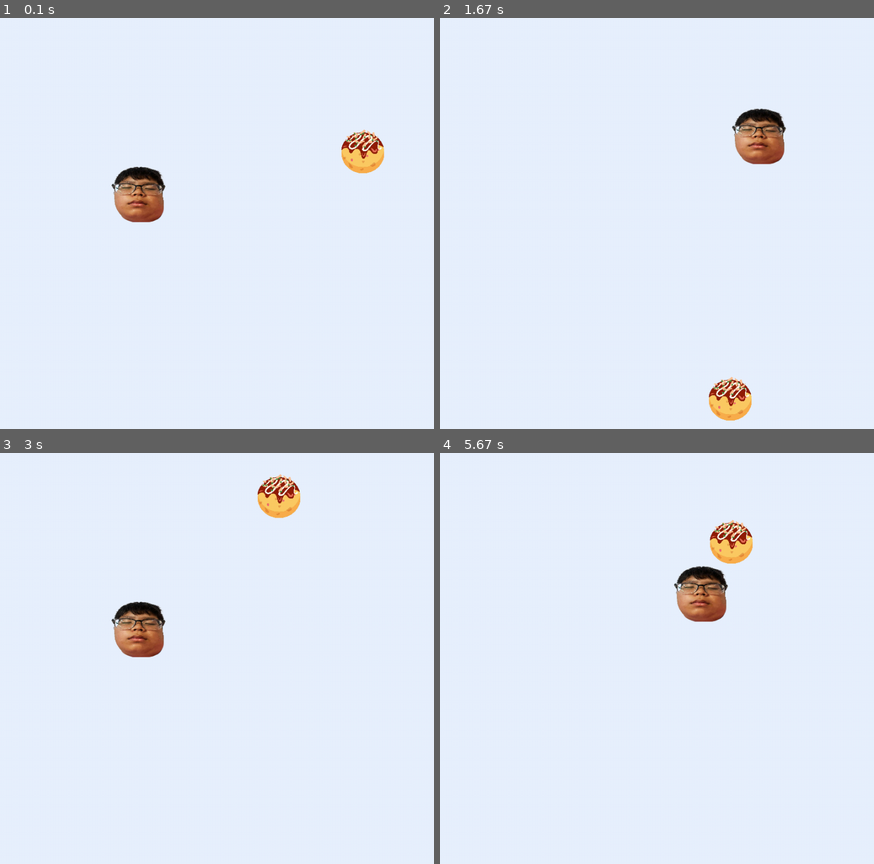
Above: before the commit, frames 1-4 (two rows, left to right).
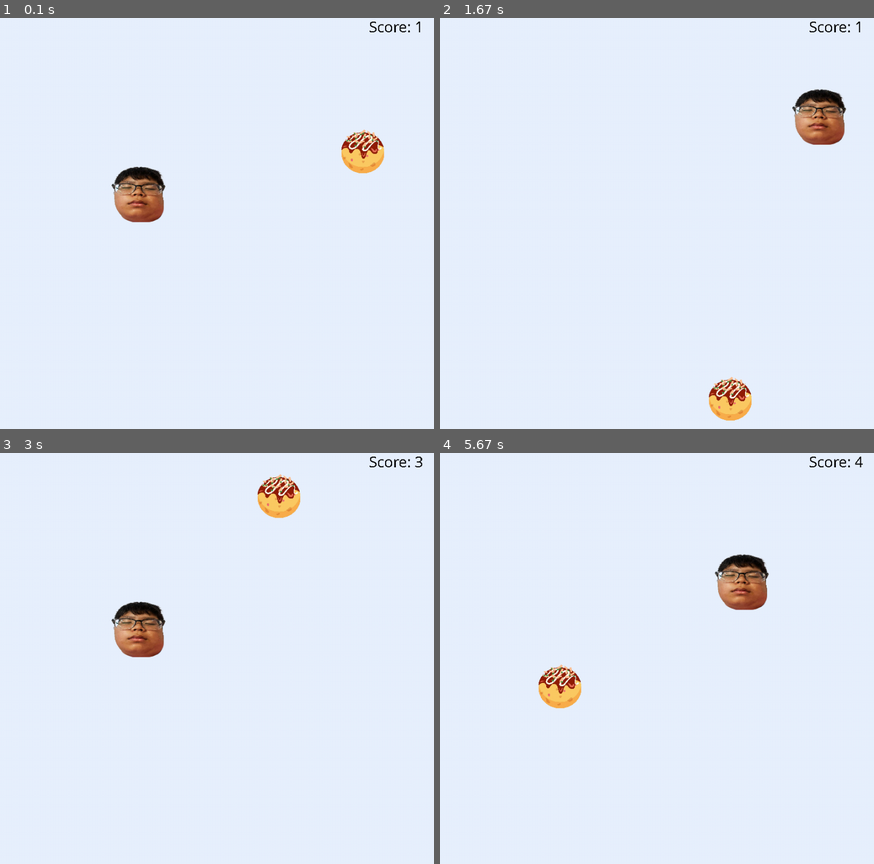
Above: after the commit, the same moments.

Repository: hoangdesu/programming-class-summer-24
Game: pygame game, started from Coding/pygame/game.py
Same seed, same stepped clock (60 frames per second), same inputs: the game is played once before the commit and once after it.
Inputs:
- Up to frame 1 (0.1 s): no input
- Up to frame 2 (1.67 s): hold Right 0.33-0.8 s; hold Up 0.83-1.13 s; tap Space at 0.9, 1.23, 1.53 s; hold Right 1.17-1.63 s
- Up to frame 3 (3 s): hold Left 1.67-2.2 s; tap Space at 1.73, 2.03, 2.3, 2.63, 2.93 s; hold Down 2.23-2.53 s; hold Left 2.57-2.97 s
- Up to frame 4 (5.67 s): hold Up 3-3.37 s; tap Space at 3.07, 3.47, 3.77, 4.13, 4.53, 4.83, 5.03, 5.33, 5.53 s; hold Right 3.4-4.03 s; hold Down 4.07-4.43 s; hold Left 4.47-4.93 s; hold Right 4.97-5.43 s; hold Up from 5.47 s (still down)

The runs differ from the first frame. In frame 1, 0.1% of the frame differs, in the area x 85-97%, y 0-4%; in frame 2, 2.9%; in frame 3, 0.1%; in frame 4, 4.2%, in the area x 22-98%, y 0-63%.

Commit message:
draw score text on screen, play nom nom sound

Diff:
--- a/Coding/pygame/game.py
+++ b/Coding/pygame/game.py
@@ -2,6 +2,8 @@
 import random
 
 pg.init()
+pg.font.init()
+pg.mixer.init()
 
 pg.display.set_caption('Beo săn mồi 😋')
 
@@ -16,11 +18,10 @@
 beo_sprite = pg.image.load('beo.png').convert_alpha()
 beo_sprite = pg.transform.scale(beo_sprite, (100, 100 * (350 / 339)))
 
-x = 400
-y = 300
+beo_x = 400
+beo_y = 300
 direction = 'right'
-speed = 6
-
+speed = 8
 
 takoyaki_sprite = pg.image.load('takoyaki.png').convert_alpha()
 takoyaki_sprite = pg.transform.scale(takoyaki_sprite, (80, 80 * (350 / 339)))
@@ -28,6 +29,12 @@
 tako_x = random.randint(10, 900)
 tako_y = random.randint(10, 700)
 
+score = 1
+my_font = pg.font.SysFont('Comic Sans MS', 30)
+score_box = my_font.render(f'Score: {score}', False, (0, 0, 0))
+
+nom_sound = pg.mixer.Sound('nom.mp3')
+nom_sound.set_volume(0.8) # 0 (0%) -> 1.0 (100%)
 
 # Game loop
 running = True
@@ -47,7 +54,9 @@
 
     screen.blit(takoyaki_sprite, (tako_x, tako_y))
 
-    screen.blit(beo_sprite, (x, y))
+    screen.blit(beo_sprite, (beo_x, beo_y))
+
+    screen.blit(score_box, (SCREEN_WIDTH - score_box.get_width() - 20, 20))
 
 
     # move the food left and right
@@ -67,17 +76,37 @@
     key_pressed = pg.key.get_pressed()
     if key_pressed[pg.K_RIGHT]:
         # if y >= circle_radius:
-            x += speed
+            beo_x += speed
     elif key_pressed[pg.K_LEFT]:
         # if y <= SCREEN_HEIGHT - circle_radius:
-            x -= speed
+            beo_x -= speed
 
     if key_pressed[pg.K_UP]:
         # if y >= circle_radius:
-            y -= speed
+            beo_y -= speed
     elif key_pressed[pg.K_DOWN]:
         # if y <= SCREEN_HEIGHT - circle_radius:
-            y += speed
+            beo_y += speed
+
+
+    # axis-aligned bounding boxes (AABB)
+    # Collision detection between the character and the food
+
+
+    if (
+        beo_x < tako_x + takoyaki_sprite.get_width() and
+        beo_x + beo_sprite.get_width() > tako_x and
+        beo_y < tako_y + takoyaki_sprite.get_height() and
+        beo_y + beo_sprite.get_height() > tako_y):
+
+        print('NOM NOM NOM', score)
+        score += 1
+        score_box = my_font.render(f'Score: {score}', False, (0, 0, 0))
+
+        nom_sound.play()
+
+        tako_x = random.randint(10, 900)
+        tako_y = random.randint(10, 700)
 
 
     pg.display.flip()
Not shown, added: Coding/pygame/nom.mp3
